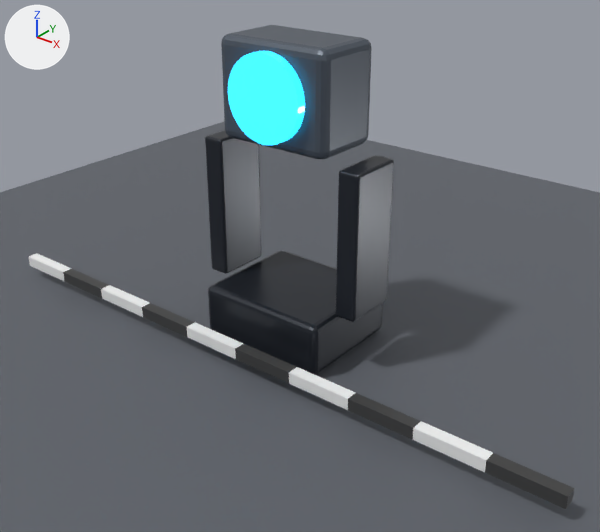
The Blender file assets/fixtures/adj/focus-spot-4z/models/fixture.blend as it was, and as the next commit left it.
Camera for both pictures: a 50 mm lens placed at (0.717, -0.887, 0.666), pointed at (0.043, -0.043, 0.143). Lighting does not change. The marker at upper left points along +X, +Y and +Z. The first picture is the older version.

In view in the first picture: 'Base', 'Head', 'Lens', 'Preview floor', 'Scale 4', 'Scale 5', 'Scale 6', 'Scale 7', 'Scale 8', 'Scale 9', 'Yoke.L', 'Yoke.R' and 4 more.
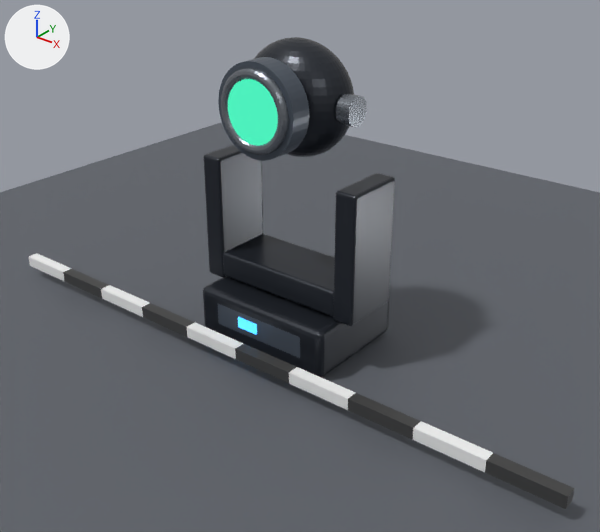
Where the change shows, as pixel boxes [x1, y1, x2, y2] in the pictures (600 x 532 px):
'Base', mesh rescaled, moved: before [208, 251, 383, 375]; after [203, 276, 390, 377]
'Head', reshaped, moved, modifiers changed, recoloured: before [221, 25, 372, 159]; after [254, 37, 354, 157]
'Yoke.R', moved, rescaled (7% wider, 8% shorter): before [336, 155, 394, 322]; after [333, 173, 395, 326]
'Yoke.L', moved, rescaled (8% shorter): before [205, 130, 261, 274]; after [204, 145, 263, 278]
'Lens', recoloured, moved, rescaled (35% narrower, 28% shorter): before [228, 51, 305, 145]; after [228, 79, 278, 146]
'Yoke bridge', added: after [223, 234, 335, 316]
'Lens barrel', added: after [218, 57, 309, 161]
'Lens bezel', added: after [221, 67, 289, 155]
'Control panel', added: after [218, 304, 300, 358]
'Tilt axle.R', added: after [336, 93, 367, 127]
'LCD', added: after [238, 317, 257, 335]

Patch to the scene script:
```diff
--- a/assets/fixtures/adj/focus-spot-4z/models/fixture.blend.py
+++ b/assets/fixtures/adj/focus-spot-4z/models/fixture.blend.py
@@ me_cube @@
-me_cube.from_pydata(...)  # 8 vertices, 6 faces; spans x -0.106..0.106, y -0.091..0.091, z -0.041..0.041
+me_cube.from_pydata(...)  # 8 vertices, 6 faces; spans x -0.117..0.117, y -0.091..0.091, z -0.039..0.039
+# me_cube part 1: the whole mesh is scaled about its middle by (1.11, 1, 0.944)
 me_cube.materials.append(mat_powder_coated_housing)
@@ me_cube_001 @@
-me_cube_001.from_pydata(...)  # 8 vertices, 6 faces; spans x -0.017..0.017, y -0.044..0.044, z -0.11..0.11
+me_cube_001.from_pydata(...)  # 8 vertices, 6 faces; spans x -0.017..0.017, y -0.049..0.049, z -0.098..0.098
+# me_cube_001 part 2: the whole mesh is scaled about its middle by (1, 1.13, 0.896)
 me_cube_001.materials.append(mat_powder_coated_housing)
@@ me_cube_002 @@
-me_cube_002.from_pydata(...)  # 8 vertices, 6 faces; spans x -0.017..0.017, y -0.044..0.044, z -0.11..0.11
+me_cube_002.from_pydata(...)  # 8 vertices, 6 faces; spans x -0.017..0.017, y -0.049..0.049, z -0.098..0.098
+# me_cube_002 part 3: the whole mesh is scaled about its middle by (1, 1.13, 0.896)
 me_cube_002.materials.append(mat_powder_coated_housing)
@@ me_cube_003 @@
-me_cube_003.from_pydata(...)  # 8 vertices, 6 faces; spans x -0.092..0.092, y -0.056..0.056, z -0.073..0.073
-me_cube_003.materials.append(mat_accent)  # greyish blue #505965
+me_cube_003.from_pydata(...)  # 1106 vertices, 1152 faces; spans x -0.086..0.086, y -0.06..0.06, z -0.082..0.082
+# me_cube_003 part 4: 8 vertices removed from x -0.092..0.092, y -0.056..0.056, z -0.073..0.073; 1106 vertices added at x -0.086..0.086, y -0.06..0.06, z -0.082..0.082
+me_cube_003.materials.append(mat_powder_coated_housing)  # dark grey #2c3038
@@ me_cylinder @@
 # used by ob_lens; location = (0.0, -0.064, 0.384); rotation_euler = (1.571, 0.0, 0.0), in degrees (90, 0, 0)
-me_cylinder.from_pydata(...)  # 96 vertices, 50 faces; spans x -0.0615..0.0615, y -0.0615..0.0615, z -0.0073..0.0073
-me_cylinder.materials.append(mat_lens)  # cyan #278199, glowing cyan #27b3e7
+me_cylinder.from_pydata(...)  # 96 vertices, 50 faces; spans x -0.0458..0.0458, y -0.0458..0.0458, z -0.0016..0.0016
+# me_cylinder part 5: the whole mesh is scaled about its middle by (0.745, 0.745, 0.225)
+me_cylinder.materials.append(mat_optical_glass)  # dark cyan #2c5d55, glowing green #279976
@@ ob_base @@
 ob_base = bpy.data.objects.new('Base', me_cube)
-ob_base.location = (0.0, 0.0, 0.041)
+ob_base.location = (0.0, 0.0, 0.039)
 _m = ob_base.modifiers.new('Edge softening', 'BEVEL')
@@ ob_yoke_l @@
 ob_yoke_l = bpy.data.objects.new('Yoke.L', me_cube_001)
-ob_yoke_l.location = (-0.123, 0.0, 0.192)
+ob_yoke_l.location = (-0.123, 0.0, 0.176)
 _m = ob_yoke_l.modifiers.new('Edge softening', 'BEVEL')
@@ ob_yoke_r @@
 ob_yoke_r = bpy.data.objects.new('Yoke.R', me_cube_002)
-ob_yoke_r.location = (0.123, 0.0, 0.192)
+ob_yoke_r.location = (0.123, 0.0, 0.176)
 _m = ob_yoke_r.modifiers.new('Edge softening', 'BEVEL')
@@ ob_head @@
 ob_head = bpy.data.objects.new('Head', me_cube_003)
-ob_head.location = (0.0, 0.0, 0.384)
-_m = ob_head.modifiers.new('Edge softening', 'BEVEL')
-_m.width = 0.0135
-_m.width_pct = 0.0135
-_m.segments = 3
+ob_head.location = (0.0, 0.005, 0.371)
@@ ob_lens @@
 ob_lens = bpy.data.objects.new('Lens', me_cylinder)
-ob_lens.location = (0.0, -0.064, 0.384)
+ob_lens.location = (0.0, -0.089, 0.371)
 ob_lens.rotation_euler = (1.571, 0.0, 0.0)  # degrees (90, 0, 0)
@@ ob_lens_bezel @@
+ob_lens_bezel = bpy.data.objects.new('Lens bezel', me_torus)  # a torus around z (ring radius 0.0501, tube radius 0.0078) spanning x -0.0579..0.0579, y -0.0579..0.0579, z -0.0078..0.0078; in mat_machined_metal (grey #81868e)
+ob_lens_bezel.location = (0.0, -0.086, 0.371)
+ob_lens_bezel.rotation_euler = (1.571, 0.0, 0.0)  # degrees (90, 0, 0)
@@ ob_lens_barrel @@
+ob_lens_barrel = bpy.data.objects.new('Lens barrel', me_cylinder_004)  # a 48-sided cylinder along z spanning x -0.0656..0.0656, y -0.0656..0.0656, z -0.0163..0.0163; in mat_accent (greyish blue #505965)
+ob_lens_barrel.location = (0.0, -0.069, 0.371)
+ob_lens_barrel.rotation_euler = (1.571, 0.0, 0.0)  # degrees (90, 0, 0)
@@ ob_tilt_axle_r @@
+ob_tilt_axle_r = bpy.data.objects.new('Tilt axle.R', me_cylinder_003)  # a 32-sided cylinder along z spanning x -0.0207..0.0207, y -0.0207..0.0207, z -0.0104..0.0104; in mat_machined_metal (grey #81868e)
+ob_tilt_axle_r.location = (0.095, 0.0, 0.371)
+ob_tilt_axle_r.rotation_euler = (0.0, 1.571, 0.0)  # degrees (0, 90, 0)
@@ ob_yoke_bridge @@
+ob_yoke_bridge = bpy.data.objects.new('Yoke bridge', me_cube_005_1)  # a box spanning x -0.109..0.109, y -0.049..0.049, z -0.021..0.021; in mat_powder_coated_housing (dark grey #2c3038); modifiers BEVEL
+ob_yoke_bridge.location = (0.0, 0.0, 0.103)
@@ ob_lcd @@
+ob_lcd = bpy.data.objects.new('LCD', me_cube_002_1)  # a box spanning x -0.0181..0.0181, y -0.0011..0.0011, z -0.0086..0.0086; in mat_display (dark blue #30617c, glowing blue #3fa0e7); modifiers BEVEL
+ob_lcd.location = (-0.02, -0.092, 0.044)
@@ ob_control_panel @@
+ob_control_panel = bpy.data.objects.new('Control panel', me_cube_001_1)  # a box spanning x -0.081..0.081, y -0.002..0.002, z -0.018..0.018; in mat_accent (greyish blue #505965); modifiers BEVEL
+ob_control_panel.location = (0.0, -0.089, 0.043)
```
